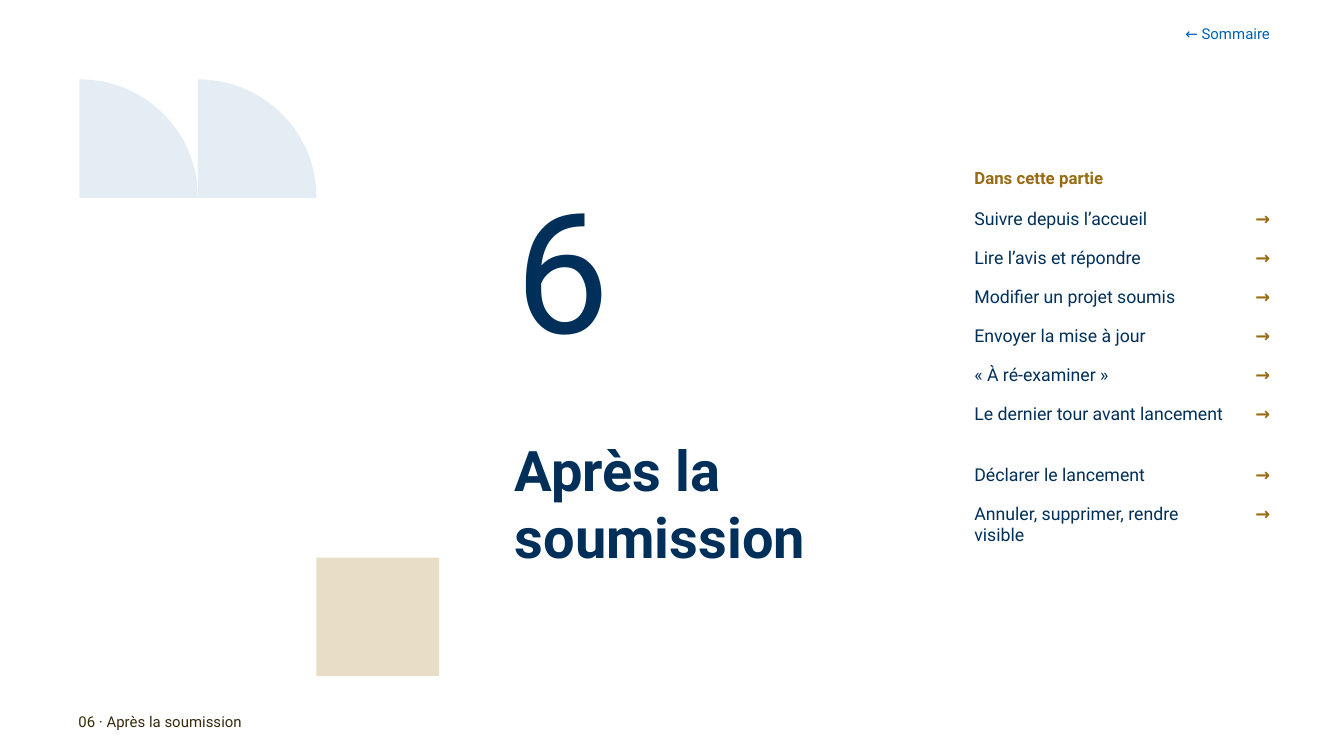
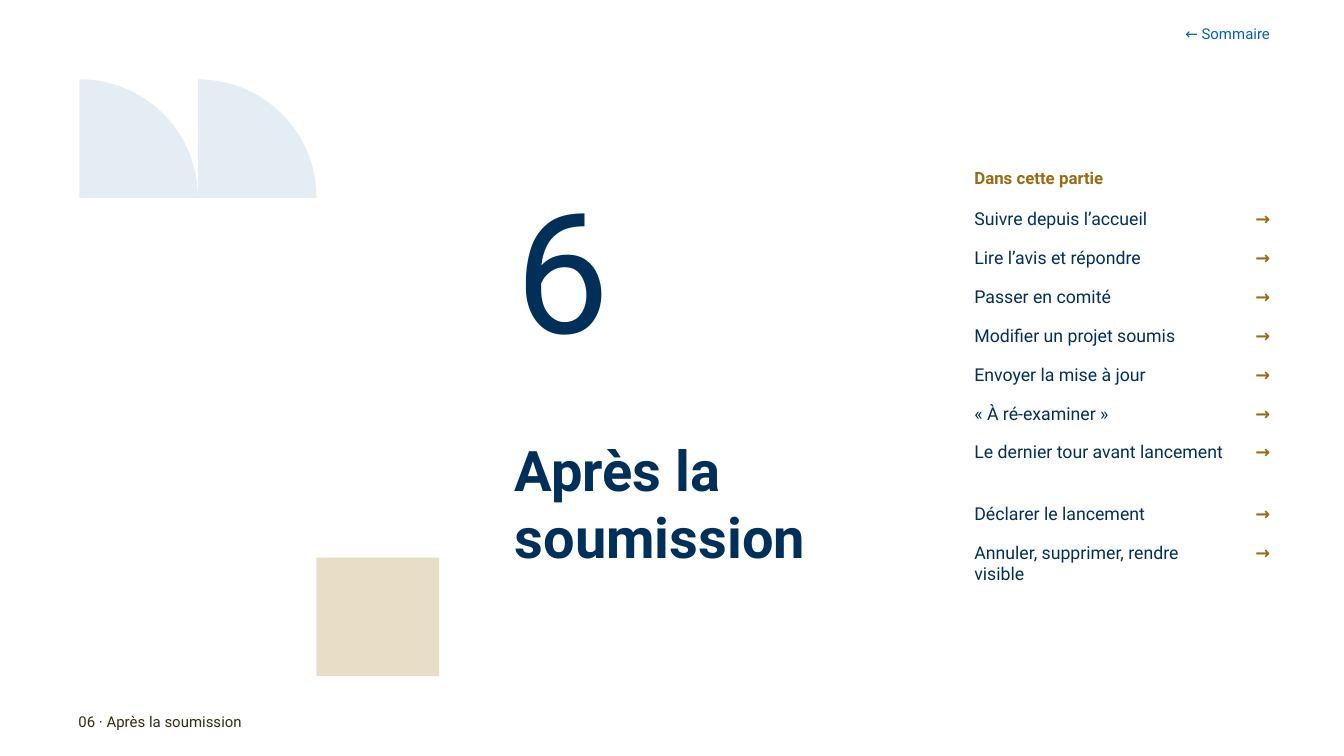
Before and after one commit to antoinelmariel-ux/ProjectNavigator, a slide deck: slide 44 of docs/Project Navigator _ Manuel Chef de Project.pptx (slide 43 before the commit). Drawn at 1344x756 pixels with LibreOffice and Linux fonts; fonts in the diff are those of the drawing; background and template pictures are left out. Boxes give left, top, right and bottom in pixels: in the first picture for what was removed or moved away, otherwise in the second. Text is boxed around its words. In the diff, an @@ line names an element or a change of style, - is before the commit and + after.

```diff
--- a/docs/Project Navigator _ Manuel Chef de Project.pptx
+++ b/docs/Project Navigator _ Manuel Chef de Project.pptx
@@ text added at box(974, 289, 1111, 303), 9.5 pt, text #003059 @@
+Passer en comité
@@ text at box(974, 444, 1223, 458): text changed @@
-Déclarer le lancement
+Le dernier tour avant lancement
@@ text "→": place and size @@
-text "→" at box(1223, 464, 1270, 491)
+text "→" at box(1223, 441, 1270, 468)
@@ text at box(974, 506, 1145, 520): text changed @@
-Le dernier tour avant lancement
+Déclarer le lancement
@@ 4 texts: place and size @@
-4 texts at box(974, 289, 1178, 541)
+4 texts at box(974, 328, 1178, 580)
@@ text added at box(1223, 542, 1270, 569), 9.5 pt, text #996B14, bold @@
+→
```
Also in this commit, not shown: 9 other slides changed, 2 slides added, 1 other file.
